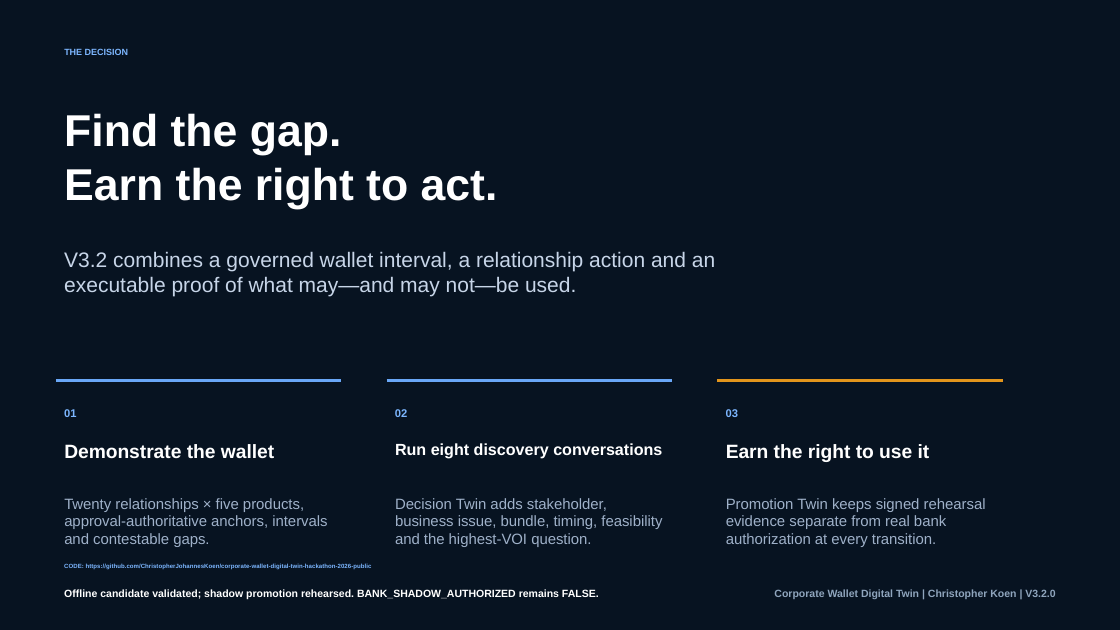
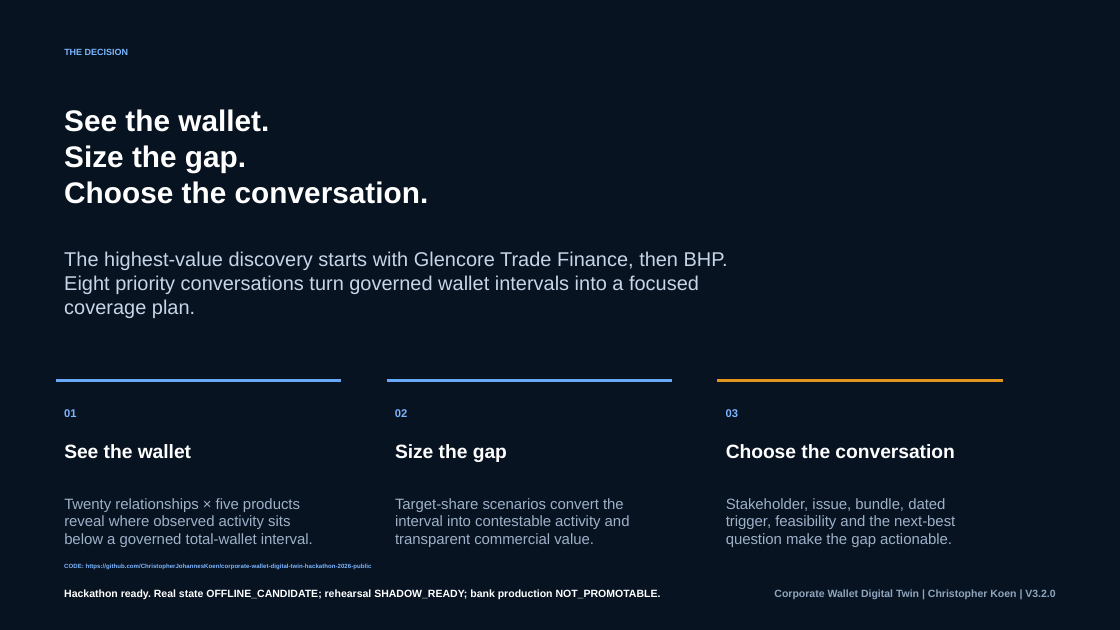
Before and after one commit to ChristopherJohannesKoen/corporate-wallet-digital-twin-hackathon-2026, a slide deck: slide 10 of output/presentation/Corporate-Wallet-Digital-Twin.pptx. Drawn at 1120x630 pixels with LibreOffice and Linux fonts; fonts in the diff are those of the drawing. Boxes give left, top, right and bottom in pixels: in the first picture for what was removed or moved away, otherwise in the second. Text is boxed around its words. In the diff, an @@ line names an element or a change of style, - is before the commit and + after.

Commit message:
Harden V3.2 hackathon submission coherence (#3)
* Harden V3.2 submission coherence

* Refresh V3.2 judging artifacts

* Make canonical artifact build convergent

* Bind V3.2 artifacts to final status authority

* Normalize cross-platform presentation provenance

* Use content-based submission drift checks

* Stamp final V3.2 submission artifacts

* Normalize golden-set hashes across platforms

* Restamp V3.2 artifacts after portable hash fix

* Preserve frozen digest and V3.2 status authority

* Restamp final V3.2 portable release

```diff
--- a/output/presentation/Corporate-Wallet-Digital-Twin.pptx
+++ b/output/presentation/Corporate-Wallet-Digital-Twin.pptx
@@ text at (x1=64, y1=109, x2=429, y2=204): text changed; size 38.2 to 25.5 pt @@
-Find the gap.
-Earn the right to act.
+See the wallet.
+Size the gap.
+Choose the conversation.
@@ text at (x1=64, y1=251, x2=728, y2=318): text changed; size 18 to 17.2 pt @@
-V3.2 combines a governed wallet interval, a relationship action and an executable proof of what may—and may not—be used.
+The highest-value discovery starts with Glencore Trade Finance, then BHP. Eight priority conversations turn governed wallet intervals into a focused coverage plan.
@@ text at (x1=64, y1=444, x2=191, y2=459): text changed @@
-Demonstrate the wallet
+See the wallet
@@ text at (x1=395, y1=444, x2=507, y2=462): text changed; size 13.8 to 16.5 pt @@
-Run eight discovery conversations
+Size the gap
@@ text at (x1=726, y1=444, x2=954, y2=458): text changed @@
-Earn the right to use it
+Choose the conversation
@@ text at (x1=64, y1=498, x2=313, y2=547): text changed @@
-Twenty relationships × five products, approval-authoritative anchors, intervals and contestable gaps.
+Twenty relationships × five products reveal where observed activity sits below a governed total-wallet interval.
@@ text at (x1=395, y1=498, x2=630, y2=547): text changed @@
-Decision Twin adds stakeholder, business issue, bundle, timing, feasibility and the highest-VOI question.
+Target-share scenarios convert the interval into contestable activity and transparent commercial value.
@@ text at (x1=726, y1=498, x2=955, y2=547): text changed @@
-Promotion Twin keeps signed rehearsal evidence separate from real bank authorization at every transition.
+Stakeholder, issue, bundle, dated trigger, feasibility and the next-best question make the gap actionable.
@@ text at (x1=121, y1=589, x2=661, y2=600): text changed @@
-Offline candidate validated; shadow promotion rehearsed. BANK_SHADOW_AUTHORIZED remains FALSE.
+Hackathon ready. Real state OFFLINE_CANDIDATE; rehearsal SHADOW_READY; bank production NOT_PROMOTABLE.
```
Also in this commit, not shown: 4 other slides changed, 45 other files.
